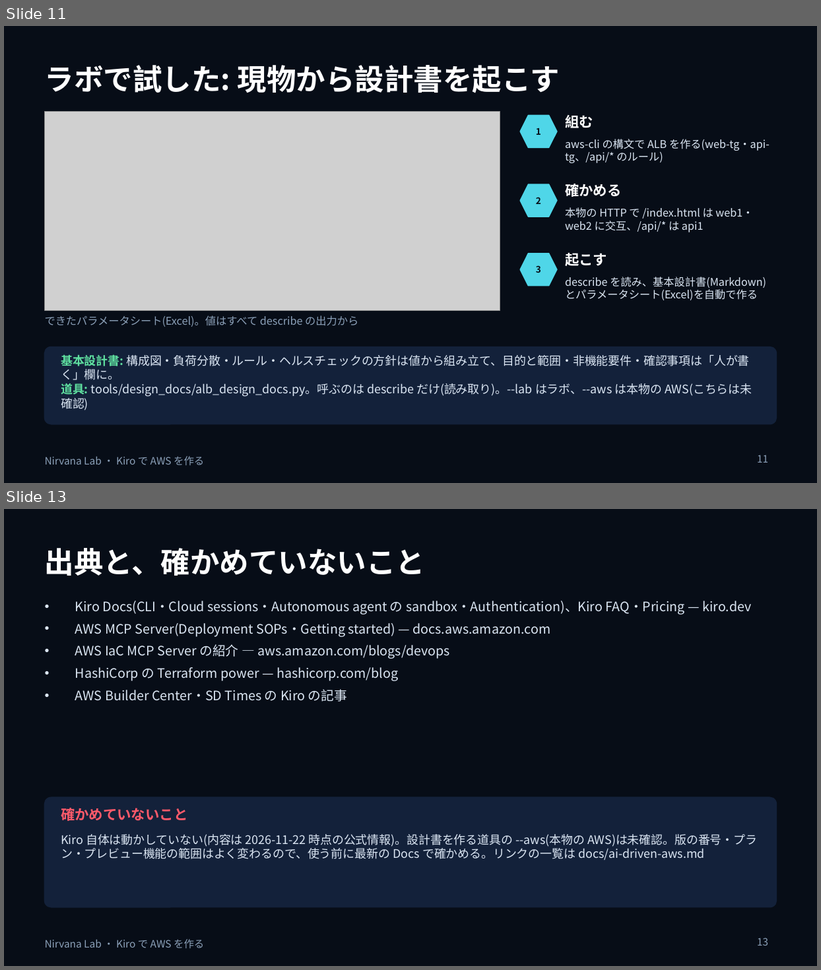
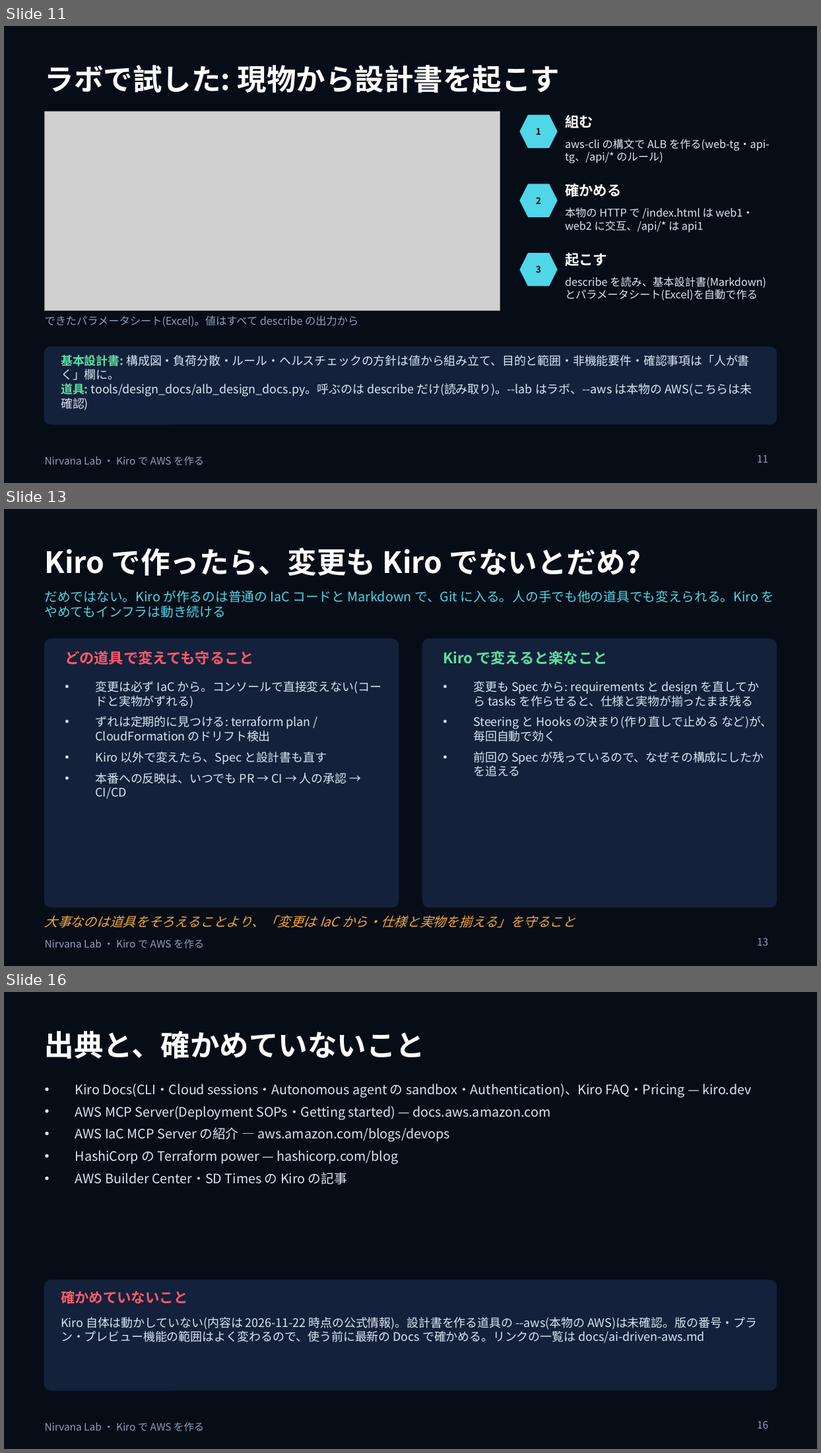
Before and after one commit to w-index-m/nirvana-lab, a slide deck: docs/ai-driven-dev-kiro.pptx. Shown one above the other, each under a label of ours: slides 11 and 13 before the commit, slides 11, 13 and 16 after it; the slides between them are not shown. The pictures are 821x970 and 821x1453 pixels, drawn with LibreOffice and Linux fonts; fonts in the diff are those of the drawing; grey boxes stand for pictures. Boxes give left, top, right and bottom in pixels: in the first picture for what was removed or moved away, otherwise in the second. Text is boxed around its words. In the diff, an @@ line names an element or a change of style, - is before the commit and + after.

```diff
--- a/docs/ai-driven-dev-kiro.pptx
+++ b/docs/ai-driven-dev-kiro.pptx
@@ slide 13 added at <box>4,509,817,966</box>, background #070D17; not listed: 1 template element that a slide beside it also shows @@
@@ title added at <box>45,547,641,576</box>, 26 pt, text #FFFFFF, bold @@
+Kiro で作ったら、変更も Kiro でないとだめ?
@@ text added at <box>45,590,775,618</box>, 11.5 pt, text #4FD6E8 @@
+だめではない。Kiro が作るのは普通の IaC コードと Markdown で、Git に入る。人の手でも他の道具でも変えられる。Kiro をやめてもインフラは動き続ける
@@ rounded rectangle added at <box>45,639,399,908</box>, fill #13213A, outline #13213A 1 pt @@
@@ rounded rectangle added at <box>422,639,776,908</box>, fill #13213A, outline #13213A 1 pt @@
@@ text added at <box>65,651,253,665</box>, 13 pt, text #FF5A6A, bold @@
+どの道具で変えても守ること
@@ text added at <box>443,651,607,665</box>, 13 pt, text #5FE0A0, bold @@
+Kiro で変えると楽なこと
@@ text added at <box>96,681,382,799</box>, 10.5 pt, text #DBE6F3 @@
+• 変更は必ず IaC から。コンソールで直接変えない(コードと実物がずれる)
+• ずれは定期的に見つける: terraform plan / CloudFormation のドリフト検出
+• Kiro 以外で変えたら、Spec と設計書も直す
+• 本番への反映は、いつでも PR → CI → 人の承認 → CI/CD
@@ text added at <box>474,681,772,776</box>, 10.5 pt, text #DBE6F3 @@
+• 変更も Spec から: requirements と design を直してから tasks を作らせると、仕様と実物が揃ったまま残る
+• Steering と Hooks の決まり(作り直しで止める など)が、毎回自動で効く
+• 前回の Spec が残っているので、なぜその構成にしたかを追える
@@ text added at <box>45,916,576,928</box>, 11.5 pt, text #F2A93B, italic @@
+大事なのは道具をそろえることより、「変更は IaC から・仕様と実物を揃える」を守ること
@@ page number added at <box>757,938,768,946</box>, 9 pt, text #8BA0B8 @@
+13
@@ what was slide 13 is now slide 16 @@
@@ page number at <box>757,1421,768,1429</box>: text changed @@
-13
+16
```
Also in this commit, not shown: 2 slides changed, 2 other slides added, 3 other files.
